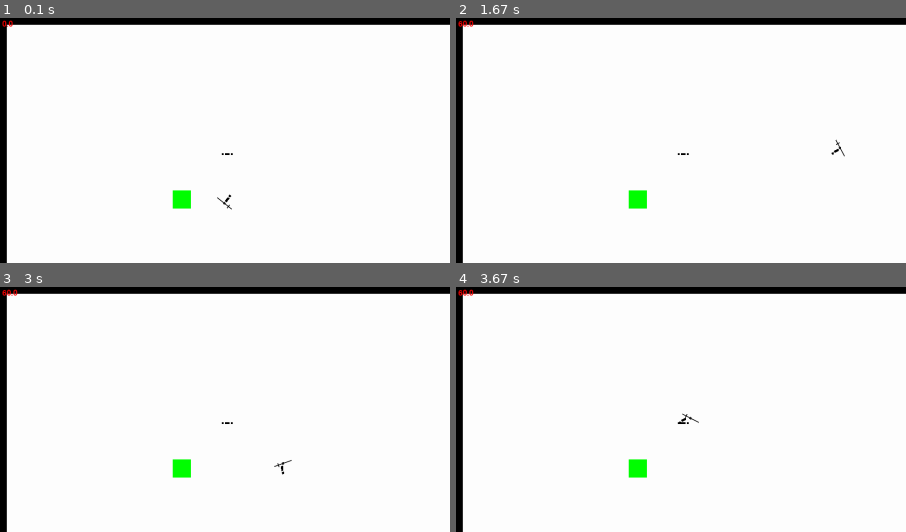
Above: before the commit, frames 1-4 (two rows, left to right).
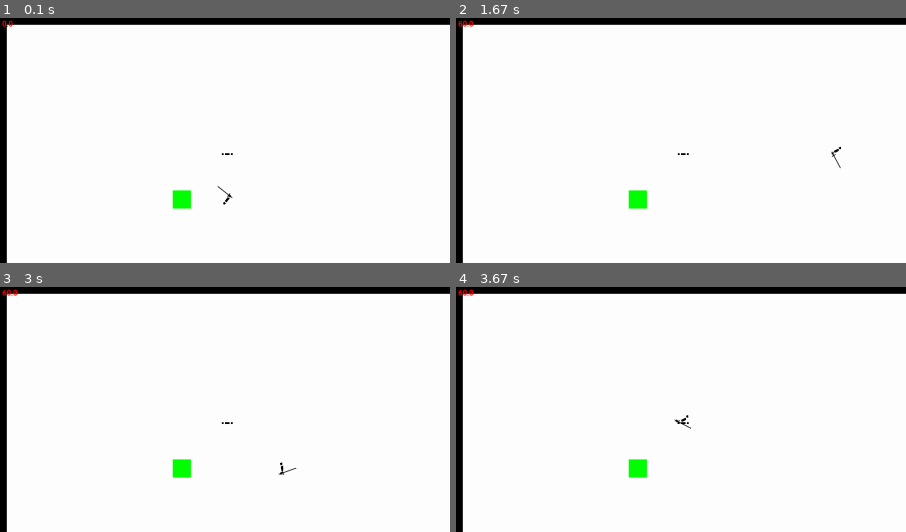
Above: after the commit, the same moments.

Repository: LeBoku/tds
Game: pygame game, started from src/tds.py
Same seed, same stepped clock (60 frames per second), same inputs: the game is played once before the commit and once after it.
Inputs (mouse positions are % of the whole screen's width and height, from its top left):
- Up to frame 1 (0.1 s): no input
- Up to frame 2 (1.67 s): hold D 0.33-0.8 s; move the mouse to (46, 54) at 0.37 s; hold W 0.83-1.13 s; move the mouse to (82, 47) at 0.87 s; hold D 1.17-1.63 s; move the mouse to (51, 57) at 1.2 s
- Up to frame 3 (3 s): hold A 1.67-2.2 s; move the mouse to (26, 51) at 1.7 s; click (19, 35) at 2.28 s; hold S 2.57-2.87 s; click (19, 73) at 2.65 s; hold A from 2.9 s (still down); click (65, 15) at 2.98 s
- Up to frame 4 (3.67 s): release A at 3.3 s; hold W from 3.33 s (still down); click (87, 85) at 3.42 s
The pictures show only the part of the screen within x 0-50%, y 0-50%; the shares and areas given below are measured in that part.

The runs differ from the first frame. In frame 1, less than 0.1% of the frame differs, in the area x 48-52%, y 68-79%; in frame 2, less than 0.1%; in frame 3, less than 0.1%, in the area x 60-66%, y 70-77%; in frame 4, less than 0.1%.

Commit message:
fixed LongSword display bug

Diff:
--- a/src/map/characters/playerController.py
+++ b/src/map/characters/playerController.py
@@ -121,4 +121,4 @@
 	def setUpSubEntities(self):
 		super().setUpSubEntities()
 		self.weapon = LongSword(CharacterParts.weapon, self.rightHand)
-		# self.weapon.offset = Offset((0, -15))
+		self.weapon.offsetVector = Vector2((0, -15))
--- a/src/map/subEntity.py
+++ b/src/map/subEntity.py
@@ -39,12 +39,12 @@
 
 	def alignToParent(self):
 		offset = self.moveSetController.getOffsetForEntity(self.name)
-		baseOffset = self.offsetVector + offset.vector
+		base_offset = self.offsetVector + offset.vector
 
 		parent_angle = self.parent.angle
-		offsetVector = baseOffset.rotate(180 - parent_angle)
+		offsetVector = base_offset.rotate(180 - parent_angle)
 
-		self.coord = self.parent.coord + offsetVector
+		self.coord = self.parent.coord - offsetVector
 		self.angle = self.parent.angle + self.offsetAngle + offset.angle
 
 	def loopCall(self):
--- a/src/store/moveSets/longSword.py
+++ b/src/store/moveSets/longSword.py
@@ -19,15 +19,8 @@
 	rightHand.repeatFrame(15)
 	rightHand.backToDefault(10)
 
-	weapon = Entity()
-	weapon.animateTo(5, (0, -10))
-	weapon.repeatFrame(40)
-	weapon.backToDefault(5)
-	weapon.repeatFrame(5)
-
 	entities = dict()
 	entities[CharacterParts.rightHand] = rightHand
-	entities[CharacterParts.weapon] = weapon
 
 	move = Move(entities)
 
@@ -50,15 +43,8 @@
 	rightHand.backToDefault(20)
 	# #AllPlanned rotates the wrong way but its cool. correct would be: rightHand.rotateAround(10, -100, (-10, 0))
 
-	weapon = Entity()
-	weapon.repeatFrame(30)
-	weapon.animateTo(5, (0, -10))
-	weapon.repeatFrame(20)
-	weapon.backToDefault(20)
-
 	entities = dict()
 	entities[CharacterParts.rightHand] = rightHand
-	entities[CharacterParts.weapon] = weapon
 
 	move = Move(entities)
 
@@ -98,7 +84,6 @@
 	entities[CharacterParts.torso] = torso
 	entities[CharacterParts.rightHand] = rightHand
 	entities[CharacterParts.leftHand] = leftHand
-	# entities[CharacterParts.weapon] = weapon
 
 	move = Move(entities)
 
